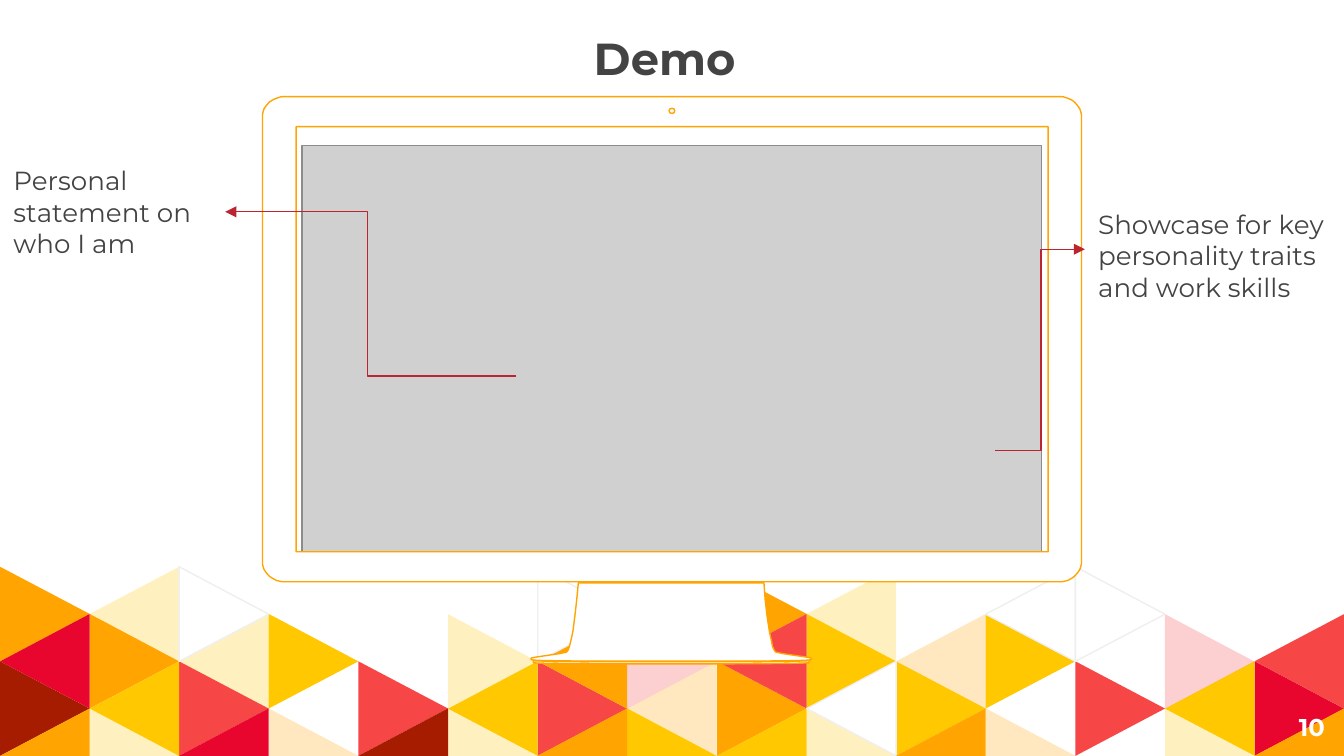
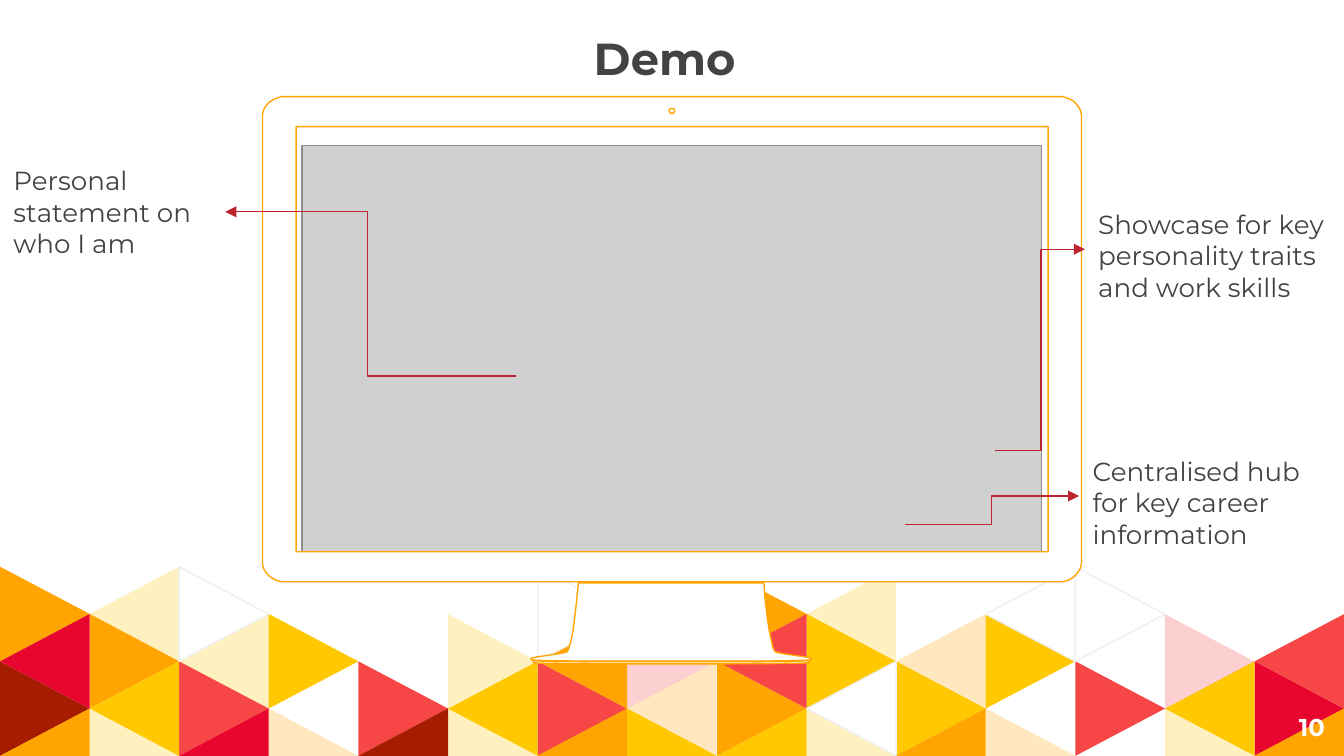
Before and after one commit to johnsonchau7/johnson-website, a slide deck: slide 10 of Johnson's-website-slides.pptx. Drawn at 1344x756 pixels with LibreOffice and Linux fonts; fonts in the diff are those of the drawing; grey boxes stand for pictures. Boxes give left, top, right and bottom in pixels: in the first picture for what was removed or moved away, otherwise in the second. Text is boxed around its words. In the diff, an @@ line names an element or a change of style, - is before the commit and + after.

Commit message:
slide edits

```diff
--- a/Johnson's-website-slides.pptx
+++ b/Johnson's-website-slides.pptx
@@ text added at [1093, 461, 1300, 544], 14 pt, text #434343 @@
+Centralised hub for key career information
@@ elbow arrow added from (905, 526) to (1079, 496), #BC2531 0.75 pt @@
```
Also in this commit, not shown: 1 other slide changed, 2 other files.
